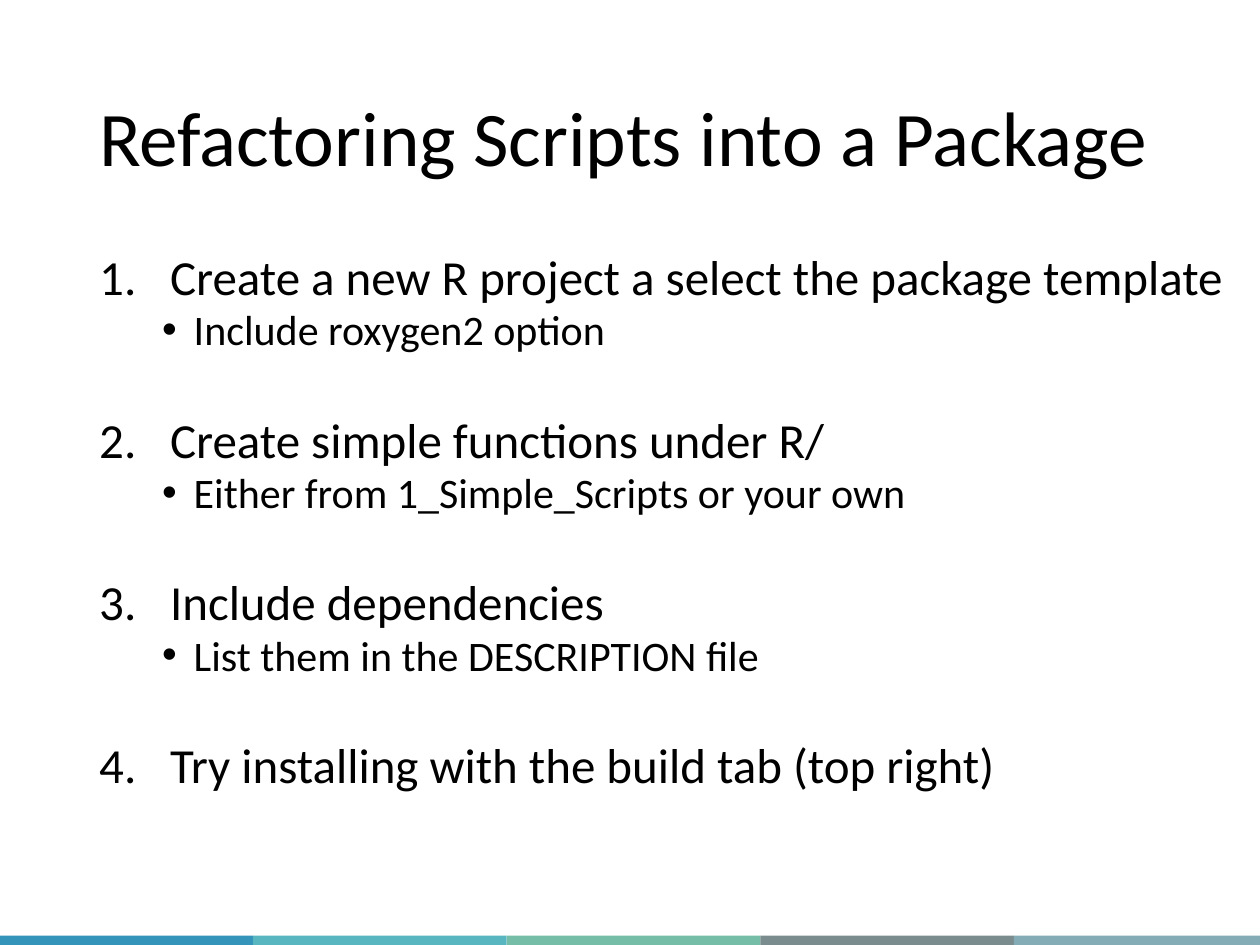
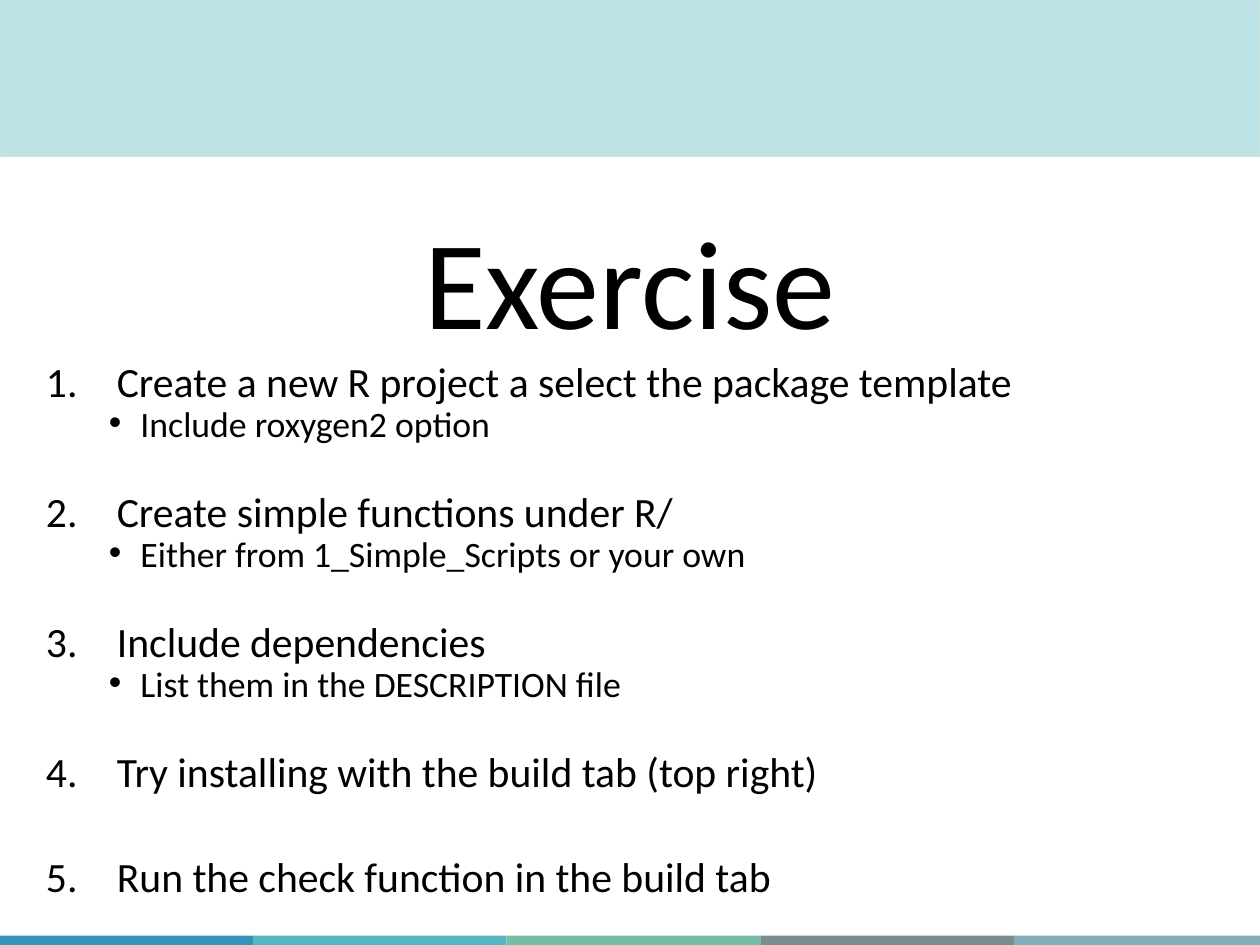
Before and after one commit to QLS-MiCM/RPackageDevelopment, a slide deck: slide 18 of Slides/RPackageDevelopment_Slides.pptx (slide 16 before the commit). Drawn at 1260x945 pixels with LibreOffice and Linux fonts; fonts in the diff are those of the drawing; background and template pictures are left out. Boxes give left, top, right and bottom in pixels: in the first picture for what was removed or moved away, otherwise in the second. Text is boxed around its words. In the diff, an @@ line names an element or a change of style, - is before the commit and + after.

Commit message:
Updating slides

```diff
--- a/Slides/RPackageDevelopment_Slides.pptx
+++ b/Slides/RPackageDevelopment_Slides.pptx
@@ rectangle added at [0,0,1260,156], fill #BCE2E6, outline #C8E5DC 1 pt @@
@@ title removed at [99,112,1146,180] @@
-Refactoring Scripts into a Package
@@ text added at [424,242,835,330], 72 pt, text #000000 @@
+Exercise
@@ text "Create a new R project ...": place and size @@
-text "Create a new R project ..." at [170,261,1222,792]
+text "Create a new R project ..." at [117,368,1012,893]
@@ text at [117,368,1012,794]: size 28 to 23.8 pt in "Create a new R project a select ...", "Create simple functions under R/", "Include dependencies", "Try installing with the build tab (top ..."; size 24 to 20.4 pt in "Include roxygen2 option", "Either from 1_Simple_Scripts or your own", "List them in the DESCRIPTION file"; line spacing 0.8 to 0.7 @@
@@ text at [117,863,770,893]: paragraph added @@
+5. Run the check function in the build tab
```
Also in this commit, not shown: 6 other slides changed, 9 slides added, 7 slides removed.
